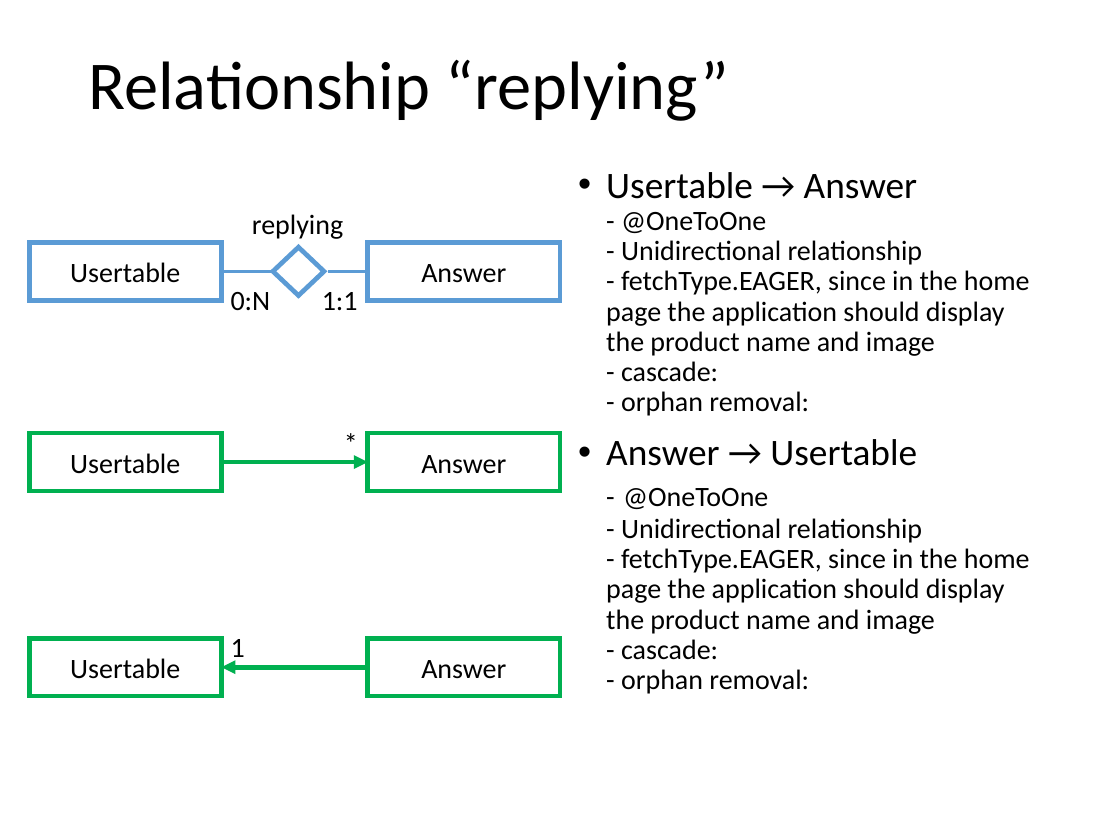
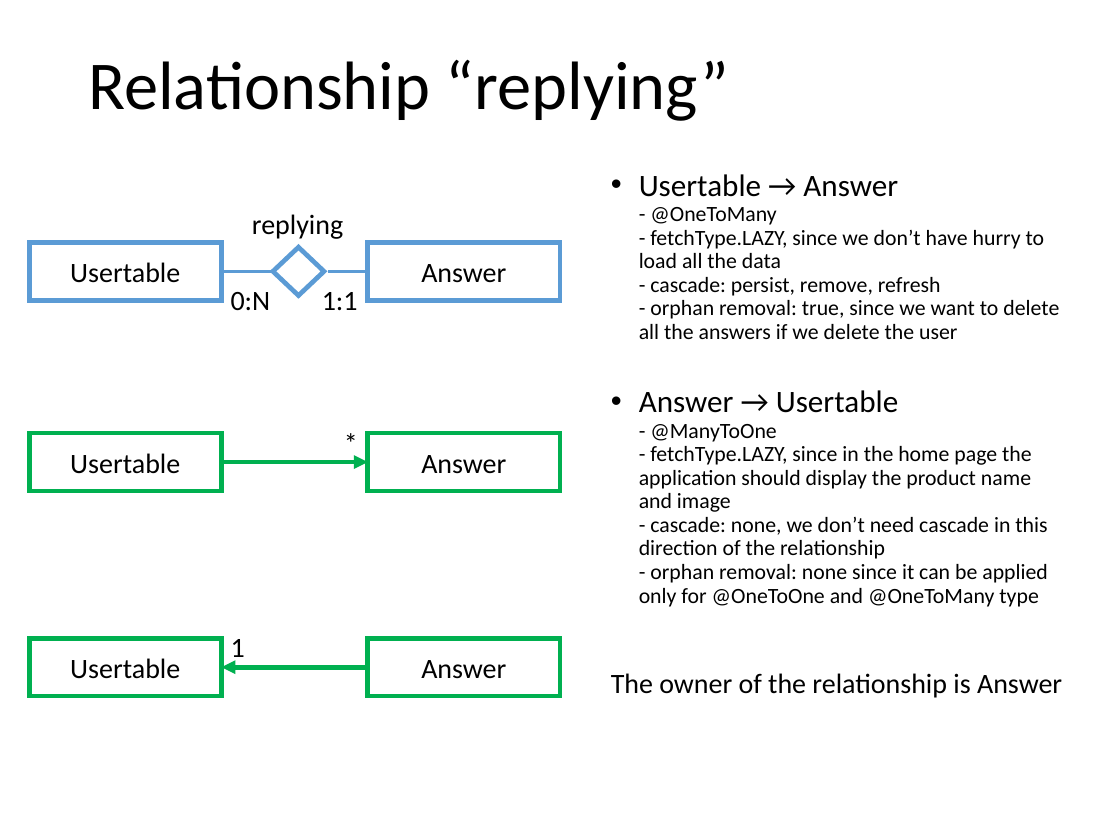
Before and after one commit to MatteoMakovec/GamifiedMarketingApplication, a slide deck: slide 16 of gamified_marketing_application.pptx (slide 17 before the commit). Drawn at 1120x840 pixels with LibreOffice and Linux fonts; fonts in the diff are those of the drawing. Boxes give left, top, right and bottom in pixels: in the first picture for what was removed or moved away, otherwise in the second. Text is boxed around its words. In the diff, an @@ line names an element or a change of style, - is before the commit and + after.

```diff
--- a/gamified_marketing_application.pptx
+++ b/gamified_marketing_application.pptx
@@ text at [611, 174, 1062, 698]: text changed; size 18 to 14 pt @@
-• Usertable → Answer
-  - @OneToOne
-  - Unidirectional relationship
-  - fetchType.EAGER, since in the home page the application should display the product name and image
-  - cascade:
-  - orphan removal:
-• Answer → Usertable
-  - @OneToOne
-  - Unidirectional relationship
-  - fetchType.EAGER, since in the home page the application should display the product name and image
-  - cascade:
-  - orphan removal:
+• Usertable → Answer
+  - @OneToMany
+  - fetchType.LAZY, since we don’t have hurry to load all the data
+  - cascade: persist, remove, refresh
+  - orphan removal: true, since we want to delete all the answers if we delete the user
+• Answer → Usertable
+  - @ManyToOne
+  - fetchType.LAZY, since in the home page the application should display the product name and image
+  - cascade: none, we don’t need cascade in this direction of the relationship
+  - orphan removal: none since it can be applied only for @OneToOne and @OneToMany type
+The owner of the relationship is Answer
```
Also in this commit, not shown: 22 other slides changed.
